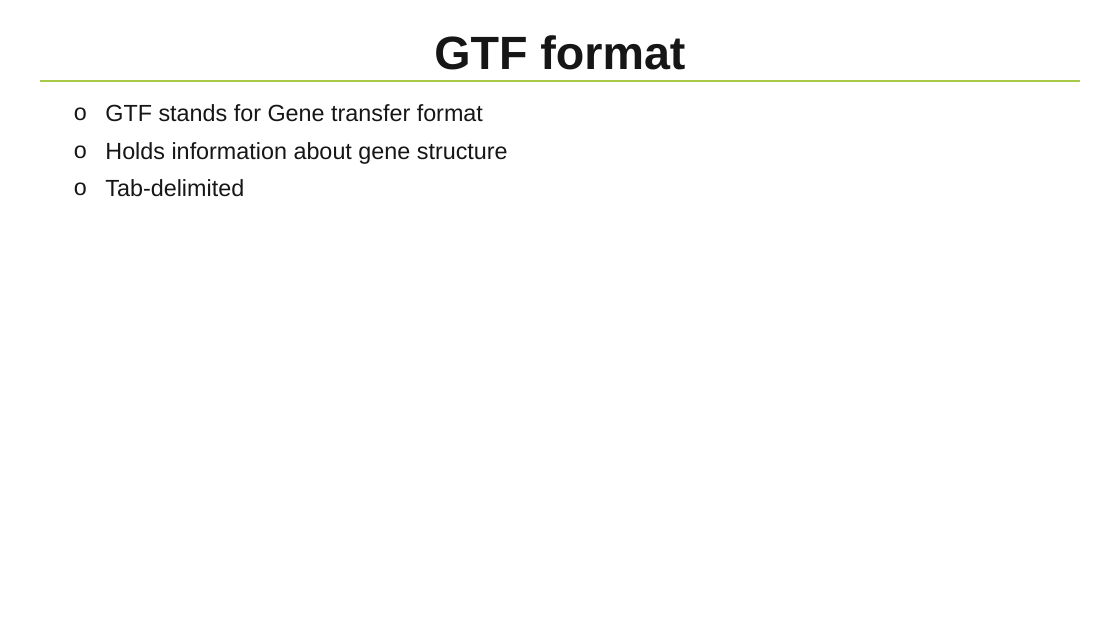
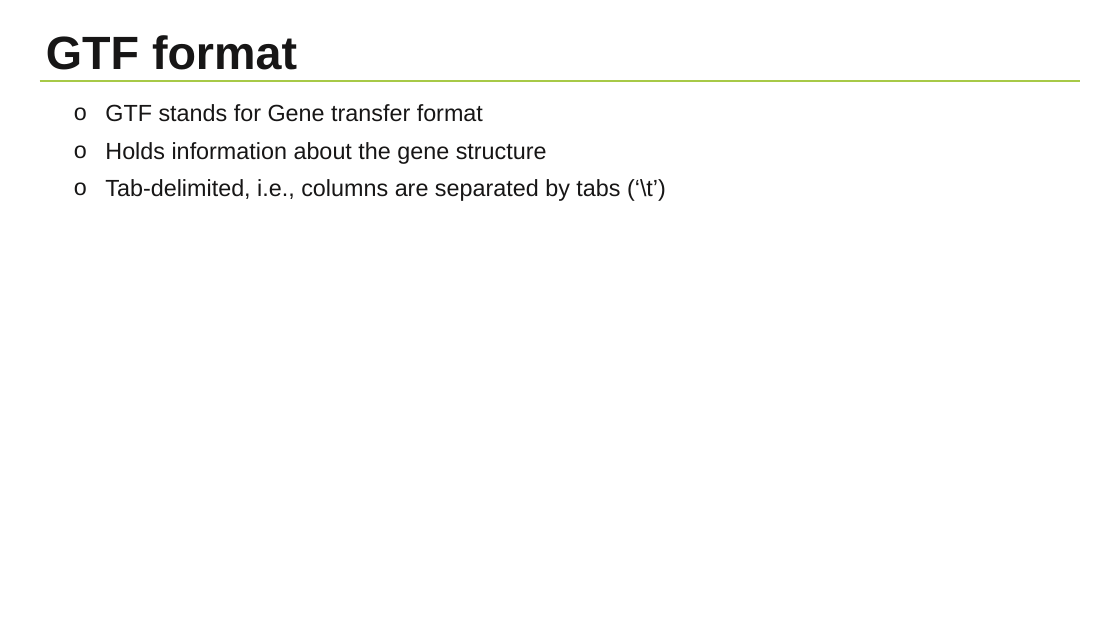
Before and after one commit to NBISweden/workshop-python, a slide deck: slide 9 of lectures/Project.pptx. Drawn at 1120x630 pixels with LibreOffice and Linux fonts; fonts in the diff are those of the drawing; background and template pictures are left out. Boxes give left, top, right and bottom in pixels: in the first picture for what was removed or moved away, otherwise in the second. Text is boxed around its words. In the diff, an @@ line names an element or a change of style, - is before the commit and + after.

```diff
--- a/lectures/Project.pptx
+++ b/lectures/Project.pptx
@@ title "GTF format" at (x1=46, y1=35, x2=297, y2=70): alignment centre to left @@
@@ text at (x1=105, y1=142, x2=666, y2=201): text changed @@
-o Holds information about gene structure
-o Tab-delimited
+o Holds information about the gene structure
+o Tab-delimited, i.e., columns are separated by tabs (‘\t’)
```
Also in this commit, not shown: 11 other slides changed, 2 slides added, 1 other file.
